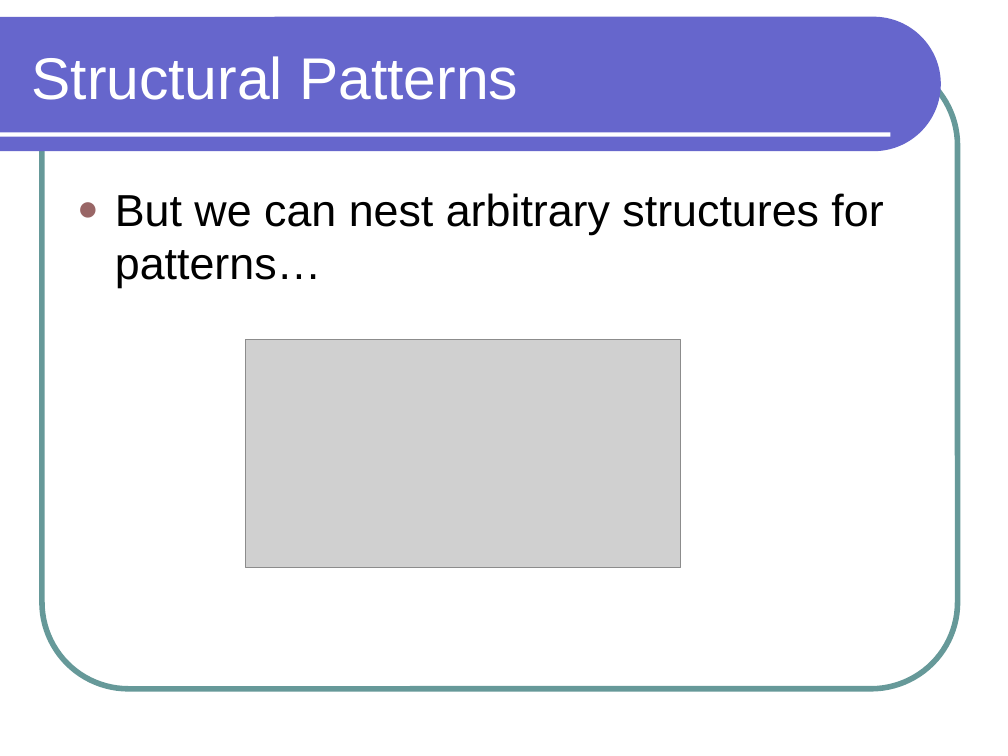
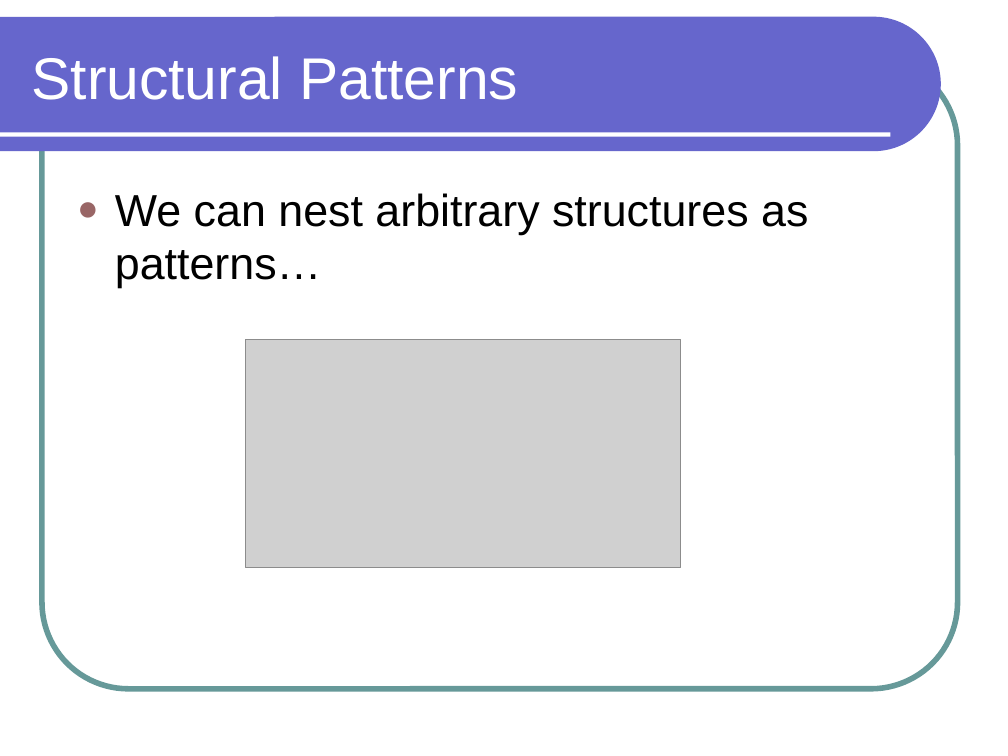
Before and after one commit to lutzhamel/CSC301, a slide deck: slide 25 of notes/csc301-ln013.ppt (slide 21 before the commit). Drawn at 1008x756 pixels with LibreOffice and Linux fonts; fonts in the diff are those of the drawing; grey boxes stand for pictures. Boxes give left, top, right and bottom in pixels: in the first picture for what was removed or moved away, otherwise in the second. Text is boxed around its words. In the diff, an @@ line names an element or a change of style, - is before the commit and + after.

```diff
--- a/notes/csc301-ln013.ppt
+++ b/notes/csc301-ln013.ppt
@@ text at <box>115,193,808,288</box>: text changed @@
-● But we can nest arbitrary structures for patterns…
+● We can nest arbitrary structures as patterns…
```
Also in this commit, not shown: 7 other slides changed, 7 slides added, 4 other files.
